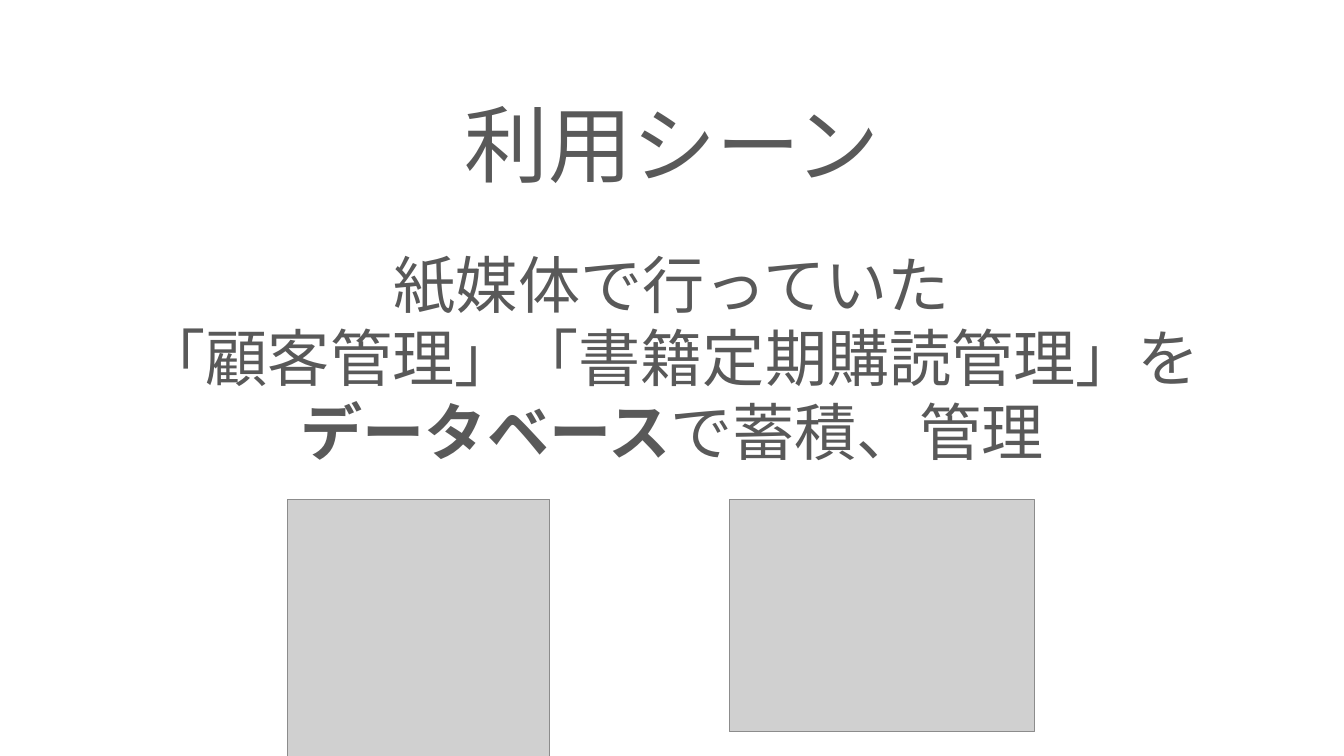
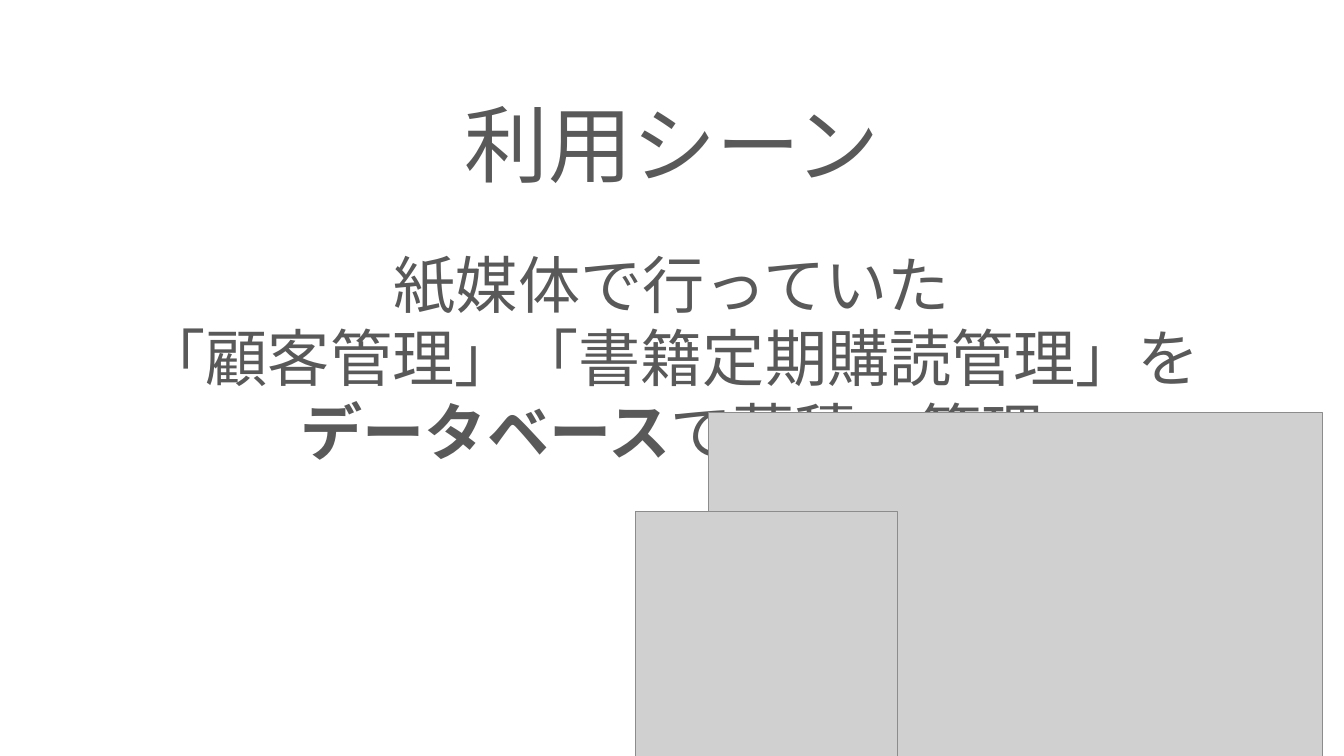
Before and after one commit to ivy239007/PG-, a slide deck: slide 3 of プレゼン資料.pptx. Drawn at 1344x756 pixels with LibreOffice and Linux fonts; fonts in the diff are those of the drawing; grey boxes stand for pictures; background and template pictures are left out. Boxes give left, top, right and bottom in pixels: in the first picture for what was removed or moved away, otherwise in the second. Text is boxed around its words. In the diff, an @@ line names an element or a change of style, - is before the commit and + after.

```diff
--- a/プレゼン資料.pptx
+++ b/プレゼン資料.pptx
@@ picture added at [709, 412, 1323, 756] @@
@@ picture removed at [310, 499, 551, 748] @@
@@ picture removed at [729, 499, 1034, 732] @@
@@ picture: place and size @@
-picture at [287, 499, 549, 756]
+picture at [635, 512, 897, 756]
```
Also in this commit, not shown: 3 other slides changed.
